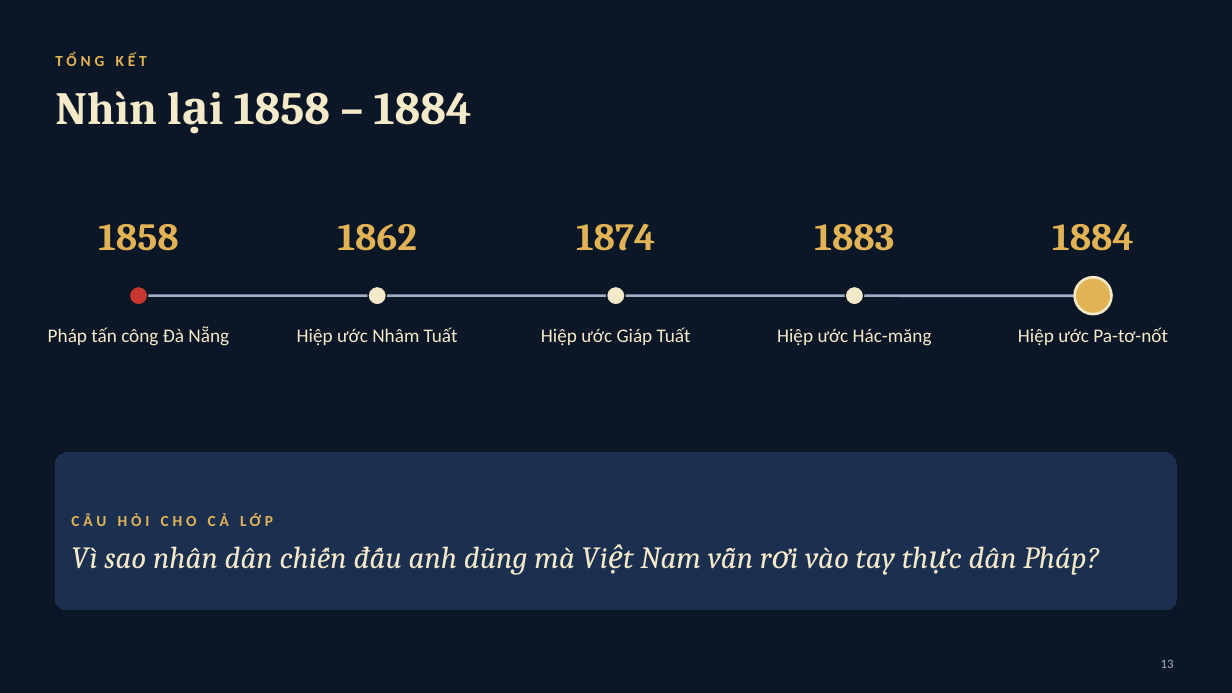
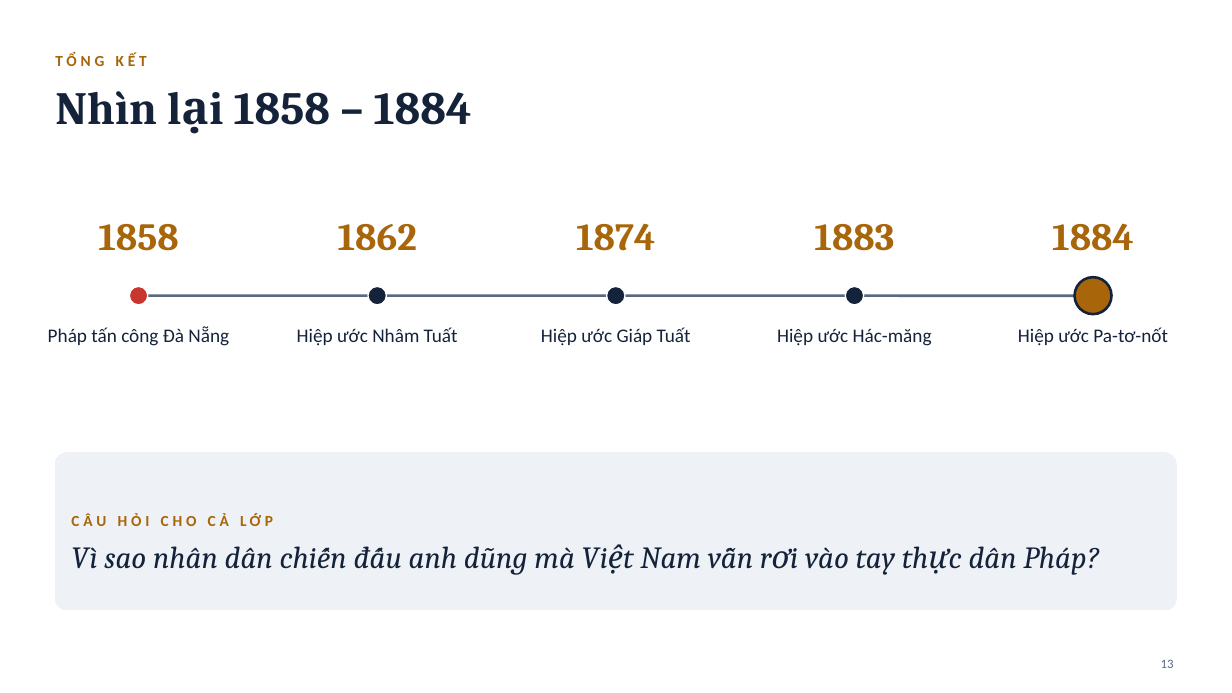
Before and after one commit to binhnguyentri2010-lang/bocaocap, a slide deck: slide 13 of thuyet-trinh/khang-chien-chong-phap-1858-1884.pptx. Drawn at 1232x693 pixels with LibreOffice and Linux fonts; fonts in the diff are those of the drawing. Boxes give left, top, right and bottom in pixels: in the first picture for what was removed or moved away, otherwise in the second. Text is boxed around its words. In the diff, an @@ line names an element or a change of style, - is before the commit and + after.

```diff
--- a/thuyet-trinh/khang-chien-chong-phap-1858-1884.pptx
+++ b/thuyet-trinh/khang-chien-chong-phap-1858-1884.pptx
@@ background #0B1626 to #FFFFFF @@
@@ text colour #E2B354 to #A8650A in 6 elements at [55, 53, 147, 66], [98, 224, 178, 251], [338, 224, 417, 251], [576, 223, 655, 251], [814, 224, 894, 251], [1052, 223, 1134, 251] @@
@@ ellipse at [129, 287, 148, 305]: outline #0B1626 1 pt to #FFFFFF 1 pt @@
@@ line (139, 296) - (1093, 296): stroke #9FB0C8 2 pt to #5A6880 2 pt @@
@@ ellipse at [1075, 277, 1112, 314]: fill #E2B354 to #A8650A; outline #F4E9C9 2 pt to #14233A 2 pt @@
@@ fill #F4E9C9 to #14233A; outline #0B1626 1 pt to #FFFFFF 1 pt in 4 elements at [368, 287, 386, 305], [607, 287, 626, 305], [846, 287, 864, 305], [1084, 287, 1103, 305] @@
@@ text colour #F4E9C9 to #14233A in 6 elements at [55, 91, 472, 125], [48, 326, 229, 346], [297, 327, 458, 345], [541, 327, 691, 346], [777, 329, 932, 346], [1018, 327, 1168, 346] @@
@@ rounded rectangle "CÂU HỎI CHO CẢ LỚP" at [55, 453, 1177, 610]: text colour #E2B354 to #A8650A in "CÂU HỎI CHO CẢ LỚP"; text colour #F4E9C9 to #14233A in "Vì sao nhân dân chiến đấu anh ..."; fill #1B3050 to #EEF1F6; outline #1B3050 0.75 pt to #EEF1F6 0.75 pt @@
@@ page number at [1161, 659, 1174, 668]: text colour #9FB0C8 to #5A6880 @@
```
Also in this commit, not shown: 12 other slides changed, 3 other files.
